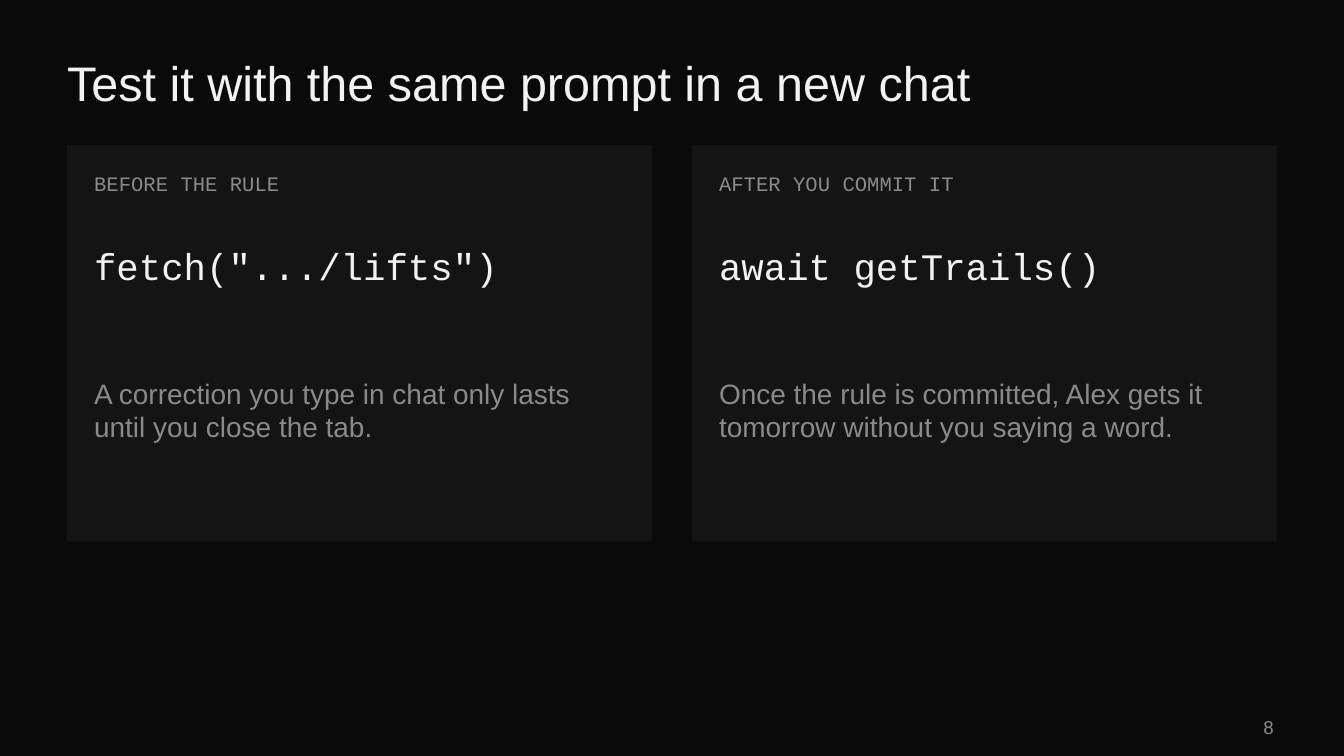
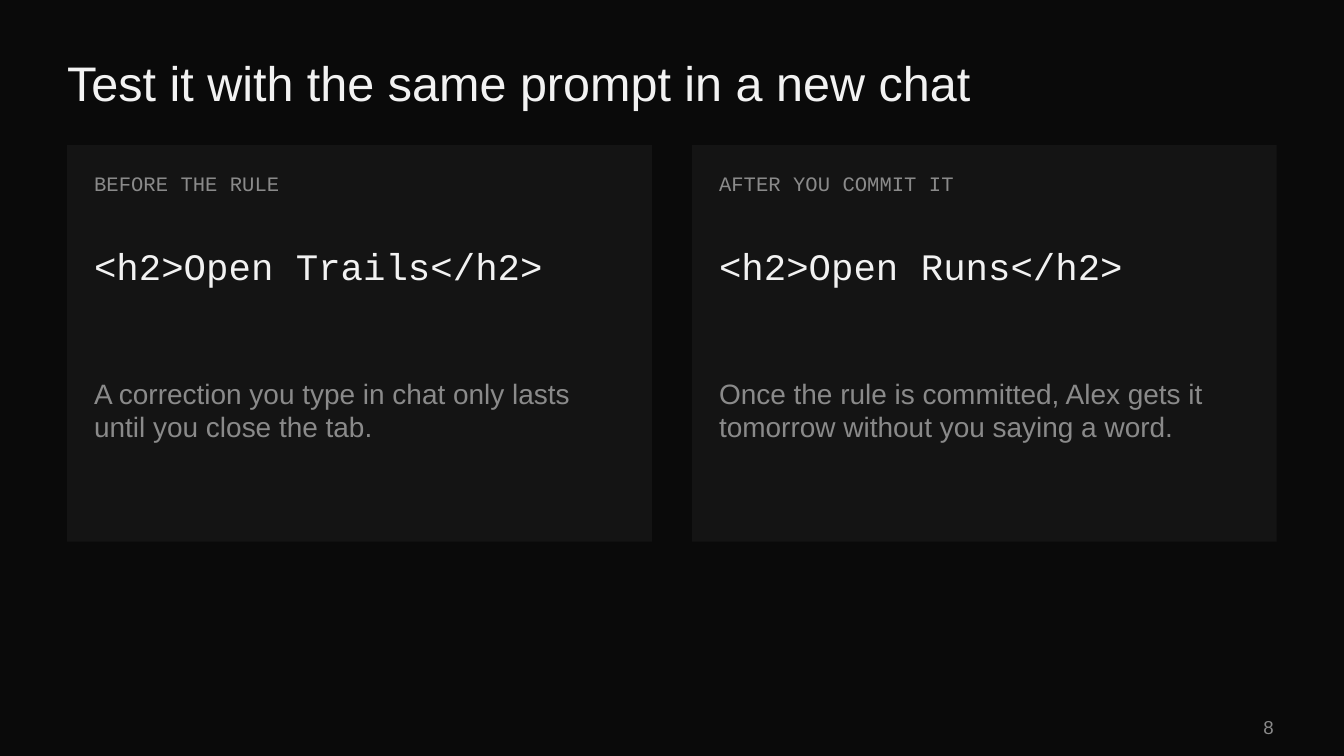
Before and after one commit to eveporcello/snowtooth-rules-teacher-guide, a slide deck: slide 8 of snowtooth-rules.pptx. Drawn at 1344x756 pixels with LibreOffice and Linux fonts; fonts in the diff are those of the drawing. Boxes give left, top, right and bottom in pixels: in the first picture for what was removed or moved away, otherwise in the second. Text is boxed around its words. In the diff, an @@ line names an element or a change of style, - is before the commit and + after.

```diff
--- a/snowtooth-rules.pptx
+++ b/snowtooth-rules.pptx
@@ text at bbox=[94, 253, 543, 288]: text changed @@
-fetch(".../lifts")
+<h2>Open Trails</h2>
@@ text at bbox=[719, 253, 1123, 288]: text changed @@
-await getTrails()
+<h2>Open Runs</h2>
```
Also in this commit, not shown: 8 other slides changed, 4 other files.
